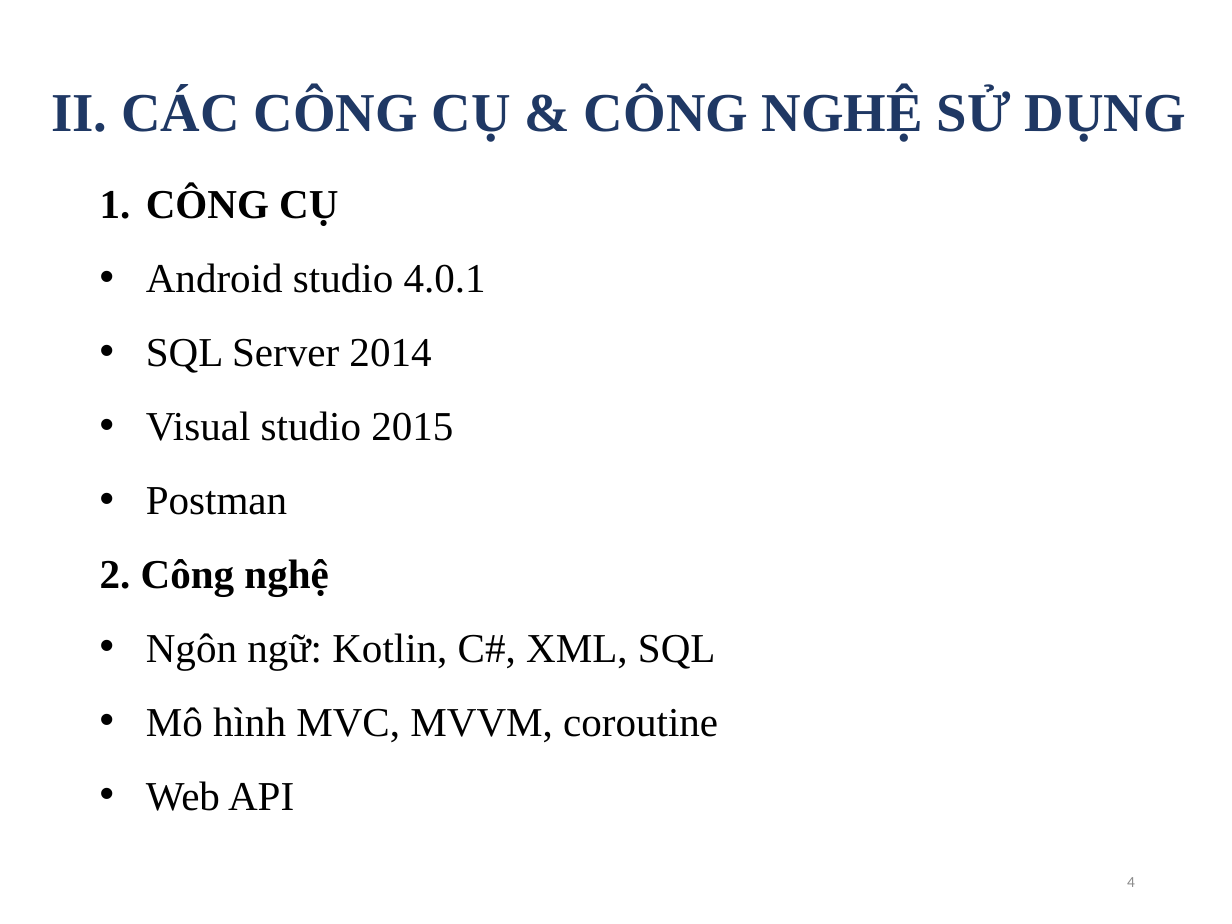
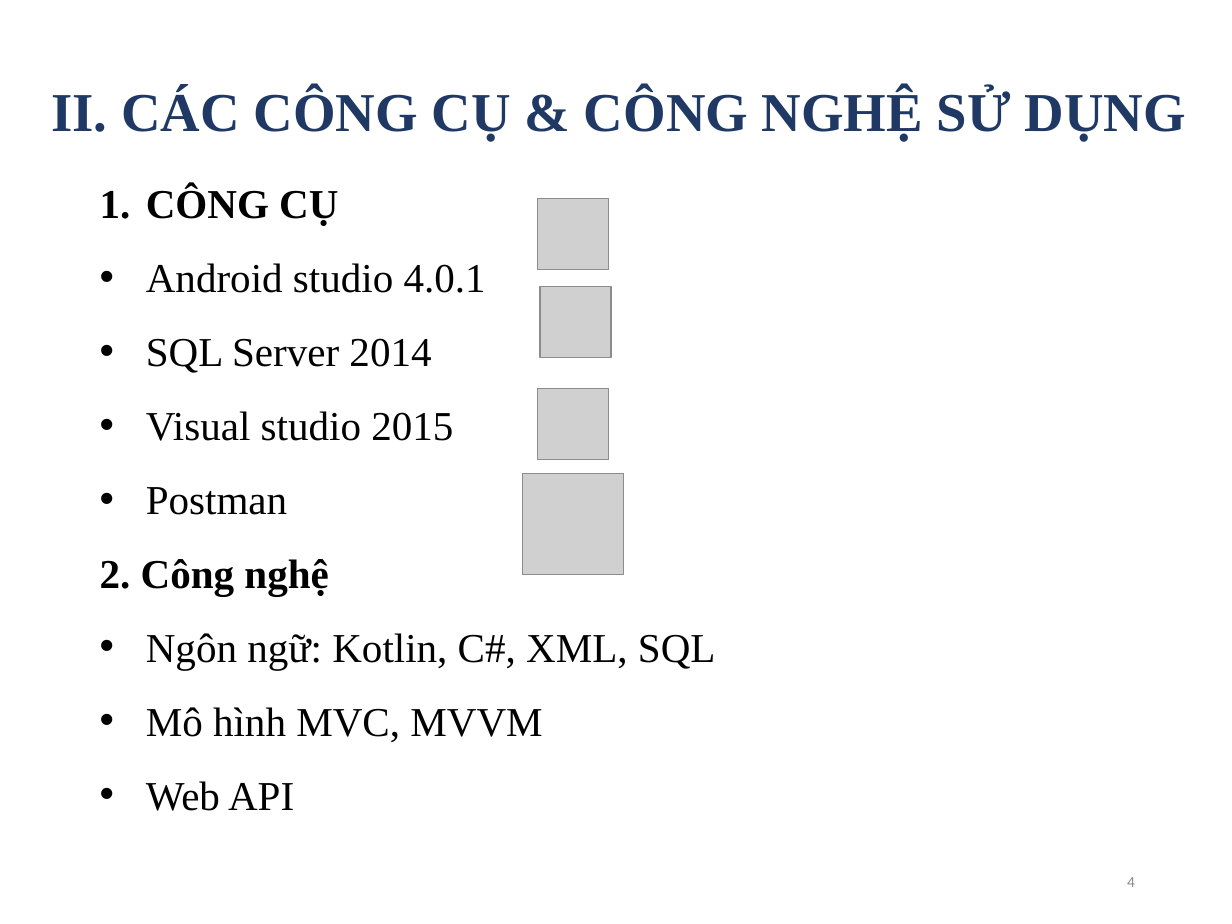
Before and after one commit to phamthuy1998/Internship_ClothesManagement, a slide deck: slide 4 of DATN_PhamThiThuy.pptx. Drawn at 1232x924 pixels with LibreOffice and Linux fonts; fonts in the diff are those of the drawing; grey boxes stand for pictures. Boxes give left, top, right and bottom in pixels: in the first picture for what was removed or moved away, otherwise in the second. Text is boxed around its words. In the diff, an @@ line names an element or a change of style, - is before the commit and + after.

```diff
--- a/DATN_PhamThiThuy.pptx
+++ b/DATN_PhamThiThuy.pptx
@@ picture added at [537, 198, 609, 270] @@
@@ picture added at [540, 286, 611, 357] @@
@@ picture added at [537, 388, 609, 460] @@
@@ picture added at [522, 473, 623, 574] @@
@@ text at [146, 707, 542, 742]: text changed @@
-• Mô hình MVC, MVVM, coroutine
+• Mô hình MVC, MVVM
```
Also in this commit, not shown: 1 other slide changed, 4 slides added, 3 slides removed, 53 other files.
